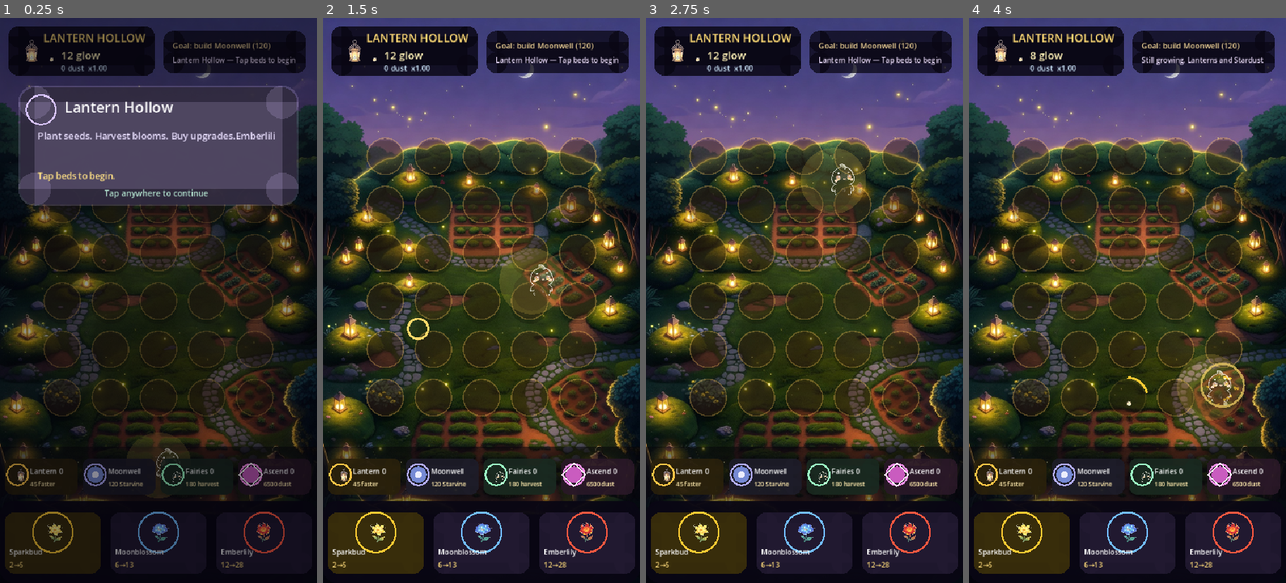
Above: before the commit, frames 1-4 (left to right).
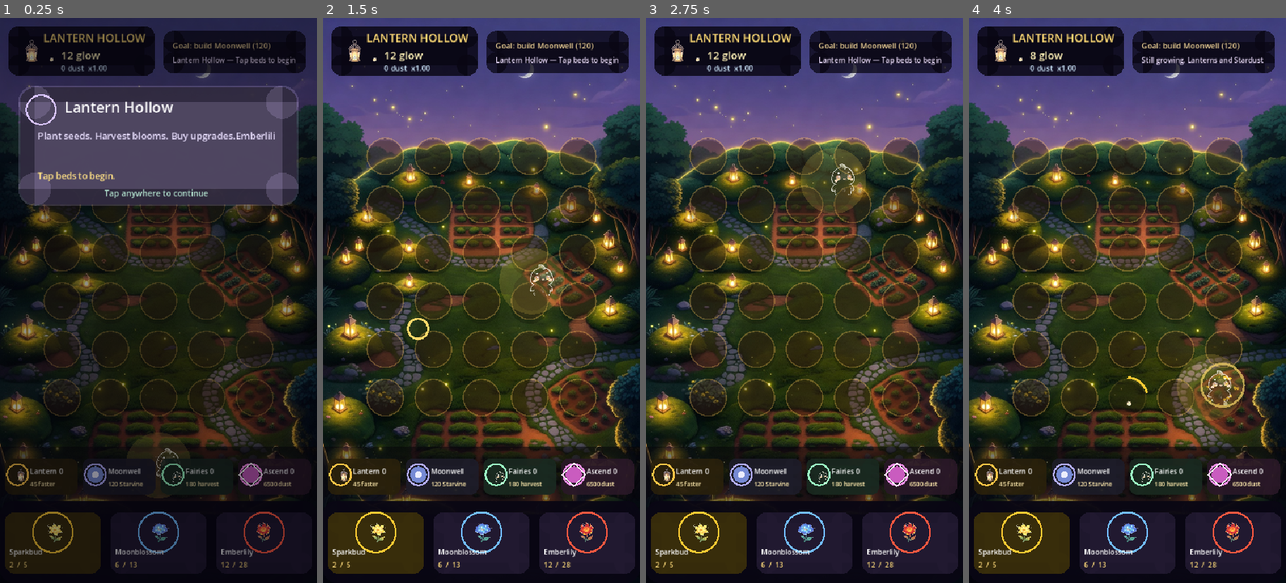
Above: after the commit, the same moments.

Repository: zombiedeth/lantern-hollow
Game: Godot game, scene res://scenes/Main.tscn
Two runs of this game, one before a commit and one after it. Both use one fixed random seed, a clock stepped at 60 frames per second and the inputs below.
Inputs (mouse positions are in pixels of both pictures, inside the frame that each line leads up to):
- Up to frame 1 (0.25 s): no input
- Up to frame 2 (1.5 s): tap Enter at 0.5 s; move the mouse to (551, 272) at 0.52 s; click (551, 272) at 0.67 s; move the mouse to (418, 328) at 1.27 s; click (418, 328) at 1.42 s
- Up to frame 3 (2.75 s): move the mouse to (836, 176) at 2.02 s; click (836, 176) at 2.17 s
- Up to frame 4 (4 s): move the mouse to (1111, 413) at 2.77 s; click (1111, 413) at 2.92 s; move the mouse to (1222, 385) at 3.52 s; click (1222, 385) at 3.67 s

The runs differ from the first frame. In frame 1, less than 0.1% of the frame differs, in the area x 4-79%, y 96-98%; in frame 2, less than 0.1%; in frame 3, less than 0.1%; in frame 4, less than 0.1%.

Commit message:
Fix selector cost separator glyph on iPhone

Diff:
--- a/scripts/Main.gd
+++ b/scripts/Main.gd
@@ -730,7 +730,9 @@
 		draw_arc(rect.get_center() + Vector2(0, -18), 34, 0, TAU, 44, data.color, 3.0)
 		_draw_tex_center(data.tex, rect.get_center() + Vector2(0, -24), Vector2(50, 54), data.color.lightened(0.2) if data.id in ["star", "nova", "sun"] else Color.WHITE)
 		draw_string(ThemeDB.fallback_font, rect.position + Vector2(8, 72), data.name, HORIZONTAL_ALIGNMENT_LEFT, rect.size.x - 16, 12, Color.WHITE)
-		draw_string(ThemeDB.fallback_font, rect.position + Vector2(8, 94), "%d→%d" % [data.cost, int(round(float(data.payout) * _payout_multiplier()))], HORIZONTAL_ALIGNMENT_LEFT, rect.size.x - 16, 12, Color(1.0, 0.86, 0.48))
+		# Avoid the Unicode arrow here: Godot's web fallback font renders it as a
+		# missing-glyph box ("21/92") on iPhone Safari.
+		draw_string(ThemeDB.fallback_font, rect.position + Vector2(8, 94), "%d  /  %d" % [data.cost, int(round(float(data.payout) * _payout_multiplier()))], HORIZONTAL_ALIGNMENT_LEFT, rect.size.x - 16, 12, Color(1.0, 0.86, 0.48))
 
 func _seed_rect(i: int, visible_count: int) -> Rect2:
 	var button_w := W / float(visible_count)
Not shown, changed: docs/index.html
Not shown, changed: docs/index.pck
